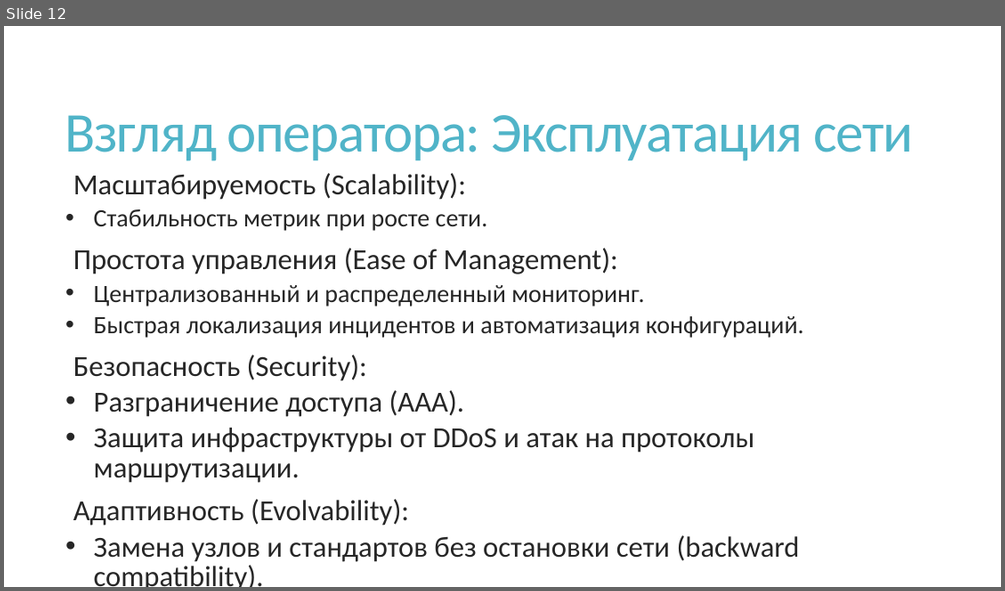
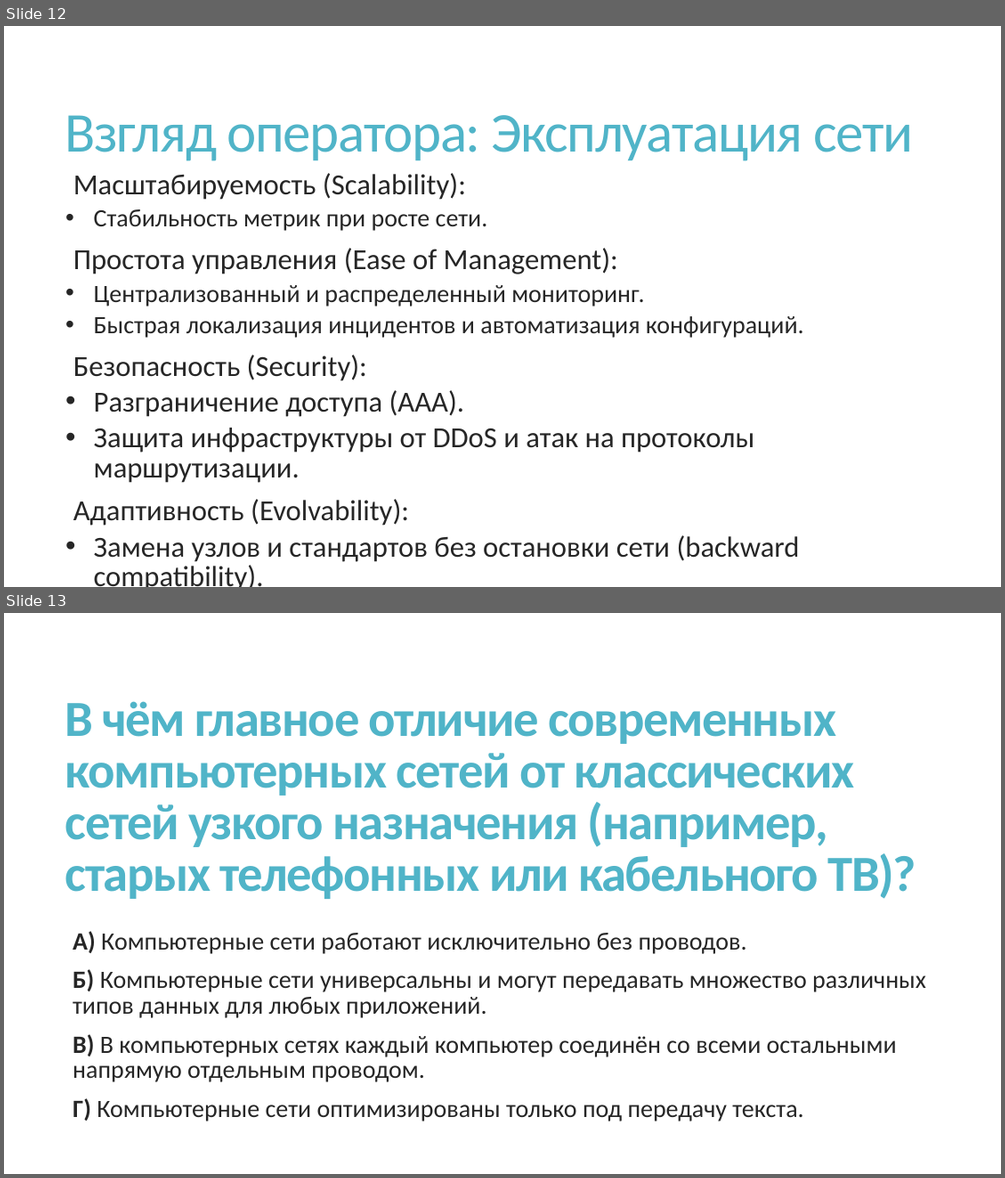
Before and after one commit to nhtgale/itn, a slide deck: 1.1 Introdution/1.1 Intro.pptx. Shown one above the other, each under a label of ours: slide 12 before the commit, slides 12 and 13 after it. The pictures are 1005x591 and 1005x1178 pixels, drawn with LibreOffice and Linux fonts; fonts in the diff are those of the drawing. Boxes give left, top, right and bottom in pixels: in the first picture for what was removed or moved away, otherwise in the second. Text is boxed around its words. In the diff, an @@ line names an element or a change of style, - is before the commit and + after.

```diff
--- a/1.1 Introdution/1.1 Intro.pptx
+++ b/1.1 Introdution/1.1 Intro.pptx
@@ slide 13 added at (x1=4, y1=613, x2=1001, y2=1174), background #FFFFFF @@
@@ title added at (x1=65, y1=701, x2=916, y2=899), 48.6 pt, text #50B4C8, bold @@
+В чём главное отличие современных компьютерных сетей от классических сетей узкого назначения (например, старых телефонных или кабельного ТВ)?
@@ text added at (x1=73, y1=931, x2=926, y2=1121), 24 pt, text #262626 @@
+  А) Компьютерные сети работают исключительно без проводов.
+  Б) Компьютерные сети универсальны и могут передавать множество различных типов данных для любых приложений.
+  В) В компьютерных сетях каждый компьютер соединён со всеми остальными напрямую отдельным проводом.
+  Г) Компьютерные сети оптимизированы только под передачу текста.
```
Also in this commit, not shown: 8 other slides added, 11 other files.
